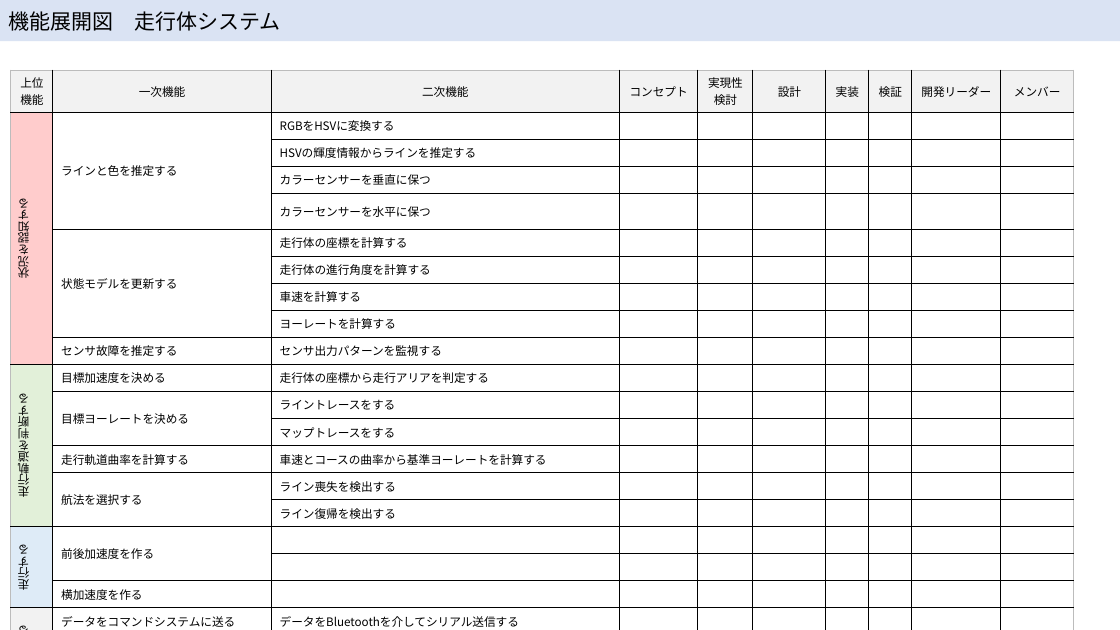
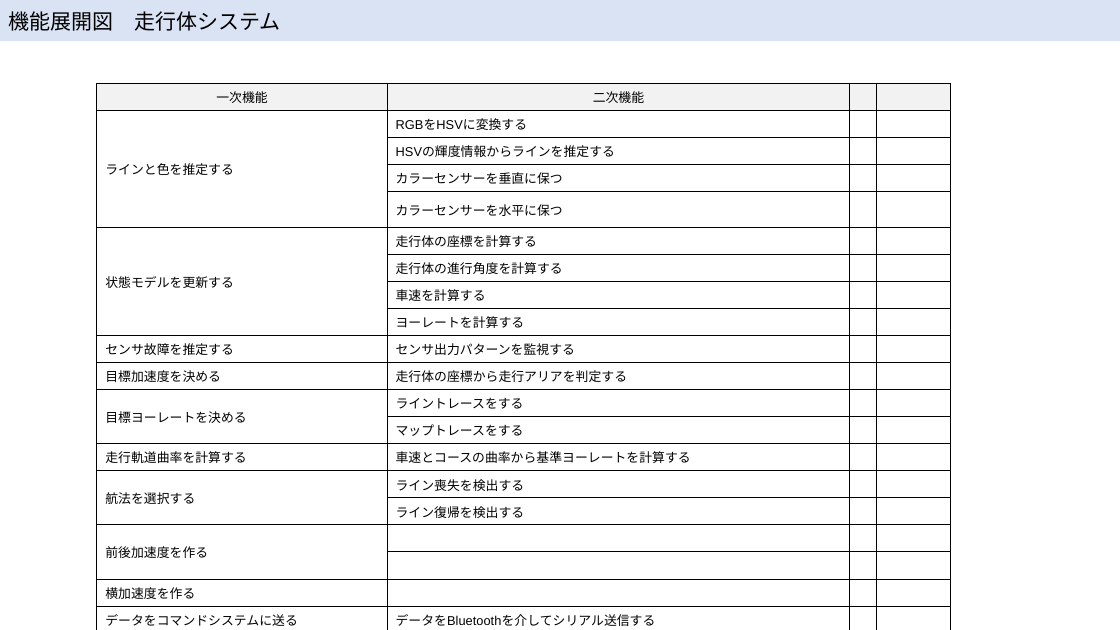
Before and after one commit to McRobo2019/ET_Robo_2019, a slide deck: slide 7 of Documents/hirojiren_設計ノート.pptx. Drawn at 1120x630 pixels with LibreOffice and Linux fonts; fonts in the diff are those of the drawing. Boxes give left, top, right and bottom in pixels: in the first picture for what was removed or moved away, otherwise in the second. Text is boxed around its words. In the diff, an @@ line names an element or a change of style, - is before the commit and + after.

Commit message:
KP-135 機能の洗い出し

```diff
--- a/Documents/hirojiren_設計ノート.pptx
+++ b/Documents/hirojiren_設計ノート.pptx
@@ table at [97, 83, 950, 630] @@
-上位 / 機能 | 一次機能 | 二次機能 | コンセプト | 実現性 / 検討 | 設計 | 実装 | 検証 | 開発リーダー | メンバー
-状況を認知する | ラインと色を推定する | RGBをHSVに変換する |  |  |  |  |  |  | 
- |  | HSVの輝度情報からラインを推定する |  |  |  |  |  |  | 
- |  | カラーセンサーを垂直に保つ |  |  |  |  |  |  | 
- |  | カラーセンサーを水平に保つ |  |  |  |  |  |  | 
- | 状態モデルを更新する | 走行体の座標を計算する |  |  |  |  |  |  | 
- |  | 走行体の進行角度を計算する |  |  |  |  |  |  | 
- |  | 車速を計算する |  |  |  |  |  |  | 
- |  | ヨーレートを計算する |  |  |  |  |  |  | 
- | センサ故障を推定する | センサ出力パターンを監視する |  |  |  |  |  |  | 
-走行軌道を判断する | 目標加速度を決める | 走行体の座標から走行アリアを判定する |  |  |  |  |  |  | 
- | 目標ヨーレートを決める | ライントレースをする |  |  |  |  |  |  | 
- |  | マップトレースをする |  |  |  |  |  |  | 
- | 走行軌道曲率を計算する | 車速とコースの曲率から基準ヨーレートを計算する |  |  |  |  |  |  | 
- | 航法を選択する | ライン喪失を検出する |  |  |  |  |  |  | 
- |  | ライン復帰を検出する |  |  |  |  |  |  | 
-走行する | 前後加速度を作る |  |  |  |  |  |  |  | 
- |  |  |  |  |  |  |  |  | 
- | 横加速度を作る |  |  |  |  |  |  |  | 
-通信する | データをコマンドシステムに送る | データをBluetoothを介してシリアル送信する |  |  |  |  |  |  | 
- | データをコマンドシステムから受ける | データをBluetoothを介してシリアル受信する |  |  |  |  |  |  | 
- |  |  |  |  |  |  |  |  | 
+一次機能 | 二次機能 |  | 
+ラインと色を推定する | RGBをHSVに変換する |  | 
+ | HSVの輝度情報からラインを推定する |  | 
+ | カラーセンサーを垂直に保つ |  | 
+ | カラーセンサーを水平に保つ |  | 
+状態モデルを更新する | 走行体の座標を計算する |  | 
+ | 走行体の進行角度を計算する |  | 
+ | 車速を計算する |  | 
+ | ヨーレートを計算する |  | 
+センサ故障を推定する | センサ出力パターンを監視する |  | 
+目標加速度を決める | 走行体の座標から走行アリアを判定する |  | 
+目標ヨーレートを決める | ライントレースをする |  | 
+ | マップトレースをする |  | 
+走行軌道曲率を計算する | 車速とコースの曲率から基準ヨーレートを計算する |  | 
+航法を選択する | ライン喪失を検出する |  | 
+ | ライン復帰を検出する |  | 
+前後加速度を作る |  |  | 
+ |  |  | 
+横加速度を作る |  |  | 
+データをコマンドシステムに送る | データをBluetoothを介してシリアル送信する |  | 
+データをコマンドシステムから受ける | データをBluetoothを介してシリアル受信する |  | 
@@ table: place and size @@
-table at [11, 71, 1074, 630]
+table at [97, 83, 950, 630]
```
Also in this commit, not shown: 5 slides added.
